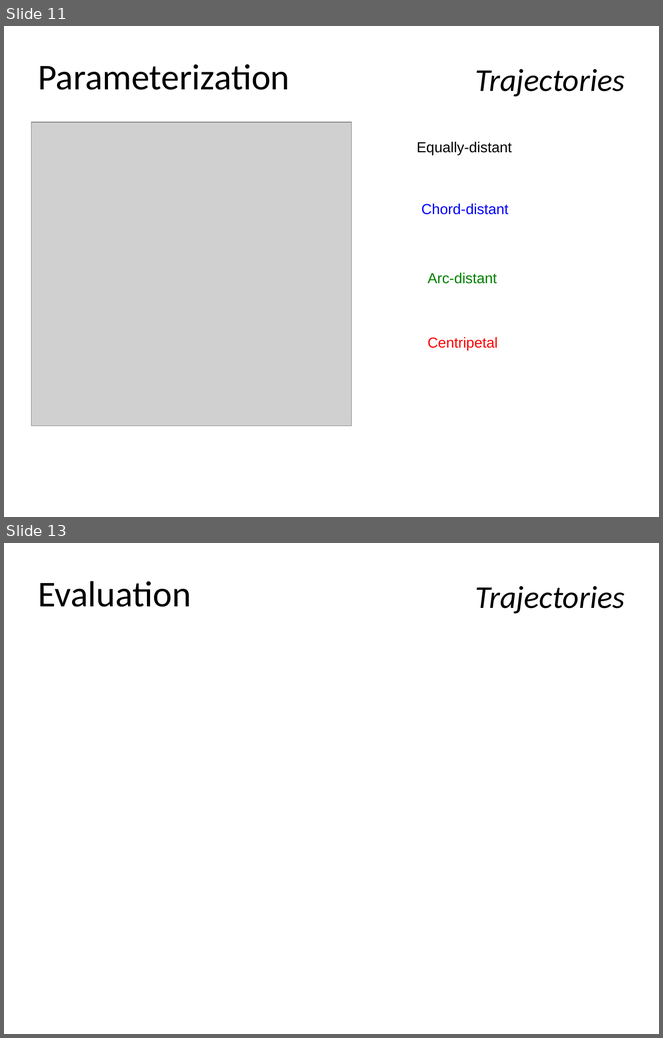
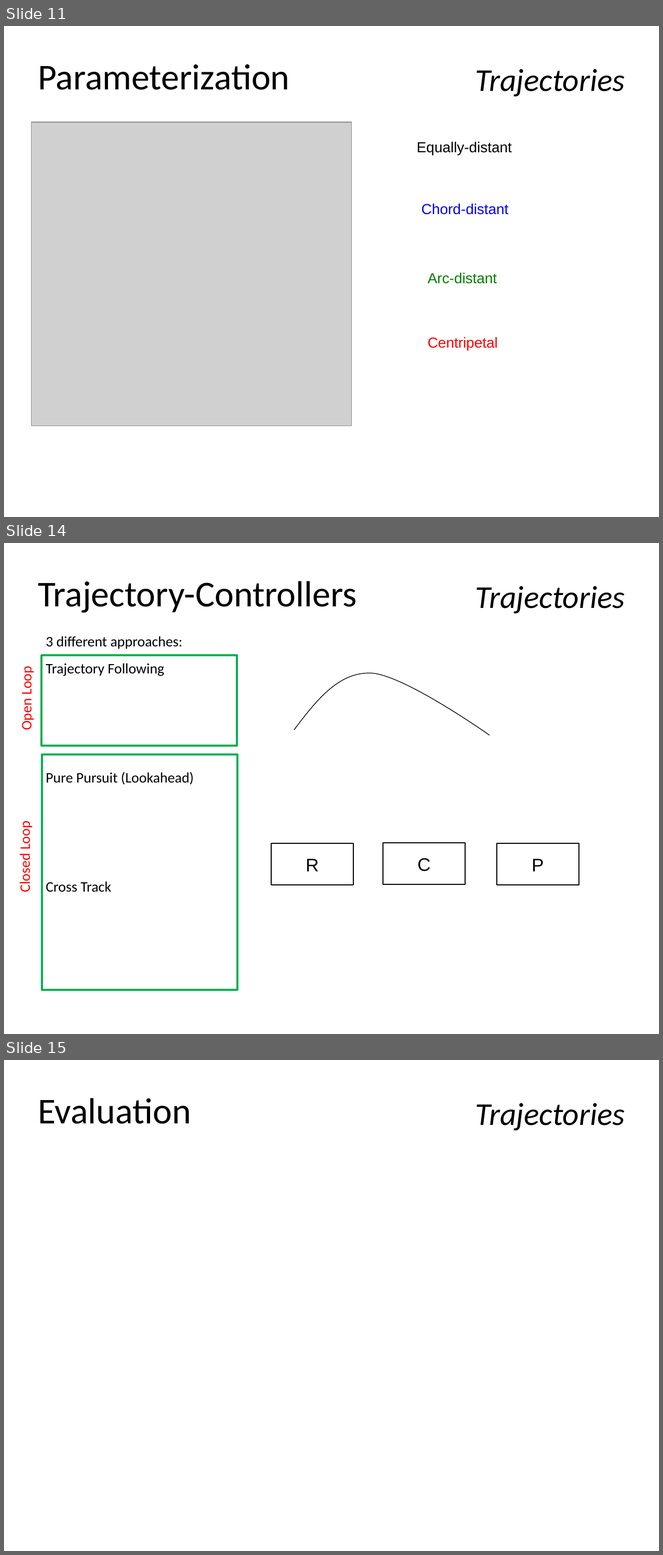
Before and after one commit to skye-HMI/BA-HMI, a slide deck: powerpoint/final_presentation.pptx. Shown one above the other, each under a label of ours: slides 11 and 13 before the commit, slides 11, 14 and 15 after it; the slides between them are not shown. The pictures are 663x1038 and 663x1555 pixels, drawn with LibreOffice and Linux fonts; fonts in the diff are those of the drawing; grey boxes stand for pictures; background and template pictures are left out. Boxes give left, top, right and bottom in pixels: in the first picture for what was removed or moved away, otherwise in the second. Text is boxed around its words. In the diff, an @@ line names an element or a change of style, - is before the commit and + after.

Commit message:
Started trajectory controller part of ppt

```diff
--- a/powerpoint/final_presentation.pptx
+++ b/powerpoint/final_presentation.pptx
@@ slide 14 added at [4,543,659,1034], background #FFFFFF @@
@@ title added at [38,581,357,613], 40 pt, text #000000 @@
+Trajectory-Controllers
@@ subtitle added at [475,586,625,614], 35 pt, text #000000, italic @@
+Trajectories
@@ text added at [46,636,194,892], 16 pt, text #000000 @@
+3 different approaches:
+Trajectory Following
+Pure Pursuit (Lookahead)
+Cross Track
@@ rectangle added at [41,655,236,745], outline #00B050 2 pt @@
@@ text added at [18,669,35,730], 16 pt, text #FF0000 @@
+Open Loop
@@ freeform shape added at [294,672,490,735], outline #000000 0.75 pt @@
@@ rectangle added at [42,755,237,991], outline #00B050 2 pt @@
@@ text added at [16,824,34,892], 16 pt, text #FF0000 @@
+Closed Loop
@@ rectangle added at [271,844,353,885], fill #FFFFFF, outline #000000 0.75 pt, 20 pt, text #000000 @@
+R
@@ rectangle added at [384,843,465,884], fill #FFFFFF, outline #000000 0.75 pt, 20 pt, text #000000 @@
+C
@@ rectangle added at [497,844,579,885], fill #FFFFFF, outline #000000 0.75 pt, 20 pt, text #000000 @@
+P
@@ page number added at [520,1021,637,1034], 8 pt, text #000000 @@
+14
@@ what was slide 13 is now slide 15 @@
```
Also in this commit, not shown: 3 slides changed, 1 other slide added.
